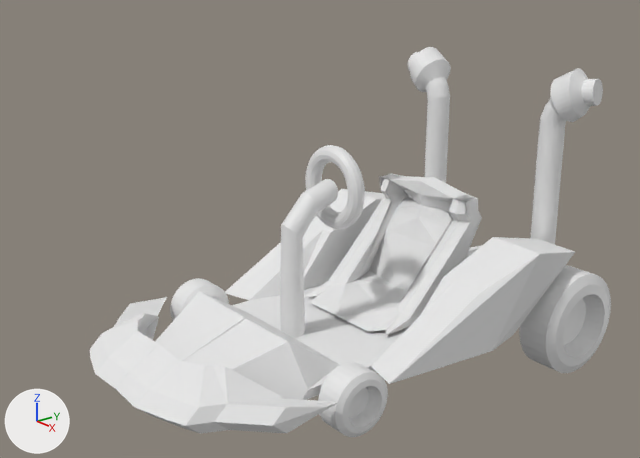
One commit to the Blender file Assets/Vehicles/goKart.blend: the scene before it, then after it.
The view is the same before and after, from a camera (50 mm lens) standing at (11.99, -10.0, 7.1) and looking at (0.03, -0.65, 2.06). The lights are fixed; the arrows at lower left show +X, +Y and +Z.

Objects in the first picture: 'Car_Body', 'Car_Body.001', 'Car_Pipes', 'Steering_Wheel', 'Tire_Back_Left', 'Tire_Front_Left', 'Tire_Front_Right'.
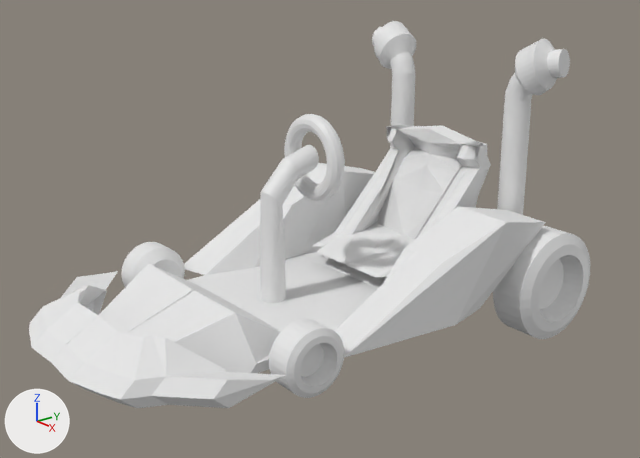
Commit message: new Kart for player2 yayay + positioning of existing kart

ob_empty is not drawn itself; it is the parent of ob_car_body, ob_car_body_001, ob_car_pipes, ob_tire_front_right, ob_tire_front_left, ob_tire_back_right, ob_tire_back_left.

Location of each change, [x1, y1, x2, y2] in pixels of the pictures (640 x 458 px; the box of a moved part takes in the faces that stretch with it):
'Car_Body', reshaped, moved (7% wider)
    before: [90, 189, 575, 434]
    after: [29, 163, 546, 408]
'Car_Pipes', reshaped, moved
    before: [280, 47, 603, 338]
    after: [260, 21, 570, 303]
'Car_Body.001', moved
    before: [306, 174, 482, 335]
    after: [313, 124, 491, 278]
'Tire_Back_Left', moved, turned
    before: [519, 265, 611, 373]
    after: [493, 226, 590, 339]
'Tire_Front_Left', moved, turned
    before: [318, 362, 388, 437]
    after: [269, 319, 344, 398]
'Steering_Wheel', moved
    before: [305, 145, 365, 229]
    after: [284, 114, 345, 201]
'Tire_Front_Right', moved, turned
    before: [170, 278, 229, 321]
    after: [121, 242, 185, 287]
part 1 of me_cube, added
    after: [102, 235, 408, 340]
part 3 of me_plane, moved or reshaped
    before: [530, 68, 603, 244]
    after: [497, 39, 570, 215]
part 4 of me_plane, moved or reshaped
    before: [408, 47, 451, 183]
    after: [372, 21, 417, 148]
part 5 of me_plane, moved or reshaped
    before: [280, 179, 338, 338]
    after: [260, 145, 319, 303]

The change, as a list of edits to the scene's bpy script:
```text
Change me_cube:
    used by ob_car_body; location = (-0.026, 0.818, 0.231); rotation_euler = (0.0222, -0.00489, 0.00516), in degrees (1.3, -0.3, 0.3)
    remove me_cube.from_pydata(...)  # 102 vertices, 92 faces, 4 loose edges; spans x -1.33..2.76, y -5.62..3.52, z -0.35..1.45
    add me_cube.from_pydata(...)  # 180 vertices, 170 faces, 4 loose edges; spans x -1.33..2.76, y -5.62..3.52, z -0.35..1.45
    me_cube part 1: 78 vertices added at x 0.0..1.87, y -5.03..3.52, z -0.34..0.63
Change me_torus:
    where me_torus.from_pydata(...)  # 576 vertices, 576 faces; spans x -1.25..1.25, y -1.25..1.25, z -0.25..0.25
    used by ob_steering_wheel; parent = ob_car_body; location = (-0.0428, -1.007, 2.75); rotation_euler = (1.571, 0.0, 0.0), in degrees (90, 0, 0); scale = (-0.615, -0.615, -0.615)
    me_torus part 2: the whole mesh is moved by (0.0, 0.34, 0.58)
Change me_plane:
    used by ob_car_pipes; parent = ob_car_body; location = (1.268, -2.108, 3.61)
    remove me_plane.from_pydata(...)  # 886 vertices, 773 faces, 17 loose edges; spans x -3.78..1.11, y -0.45..5.83, z -4.0..1.14
    add me_plane.from_pydata(...)  # 886 vertices, 773 faces, 17 loose edges; spans x -3.78..1.11, y -0.45..5.69, z -4.0..1.07
    me_plane part 3: the loose piece of 352 vertices spanning x -0.04..1.11, y 4.84..5.75, z -3.4..1.13 is moved by (0.0, -0.14, -0.07)
    me_plane part 4: the loose piece of 352 vertices spanning x -3.78..-2.66, y 4.91..5.83, z -3.38..1.14 is moved by (0.0, -0.14, -0.07)
    me_plane part 5: 160 of 886 vertices moved; they spanned x -1.56..-1.11, y -0.06..1.03, z -3.49..-0.69 and now span x -1.56..-1.11, y 0.44..1.51, z -3.49..-0.69; mean shift (0.0, 0.5, 0.0); largest move (-1.55, 0.94, -0.91) -> (-1.55, 1.47, -0.91)
Change ob_empty:
    ob_empty.location: (0.00565, 0.191, 0.4) -> (0.00565, 0.0065, 1.422)
Change ob_car_body:
    add ob_car_body.parent = ob_empty
    add ob_car_body.matrix_parent_inverse = Matrix(((1.0, 0.0, 0.0, -0.00565), (0.0, 1.0, 0.0, -0.191), (0.0, 0.0, 1.0, -0.4), (0.0, 0.0, 0.0, 1.0)))
    ob_car_body.location: (-0.026, 0.818, 0.231) -> (0.0, 0.0, 0.0)
Change ob_car_body_001:
    ob_car_body_001.parent: ob_car_body -> ob_empty
    ob_car_body_001.matrix_parent_inverse: Matrix(((1.0, 0.00516, 0.00489, 0.0188), (-0.00526, 1.0, 0.0222, -1.171), (-0.00477, -0.0222, 1.0, -0.205), (0.0, 0.0, 0.0, 1.0))) -> Matrix(((1.0, 0.0, 0.0, -0.00565), (0.0, 1.0, 0.0, -0.191), (0.0, 0.0, 1.0, -0.4), (0.0, 0.0, 0.0, 1.0)))
Change ob_tire_front_right:
    ob_tire_front_right.parent: ob_car_body -> ob_empty
    ob_tire_front_right.matrix_parent_inverse: Matrix(((1.0, 0.00516, 0.00489, 0.0244), (-0.00526, 1.0, 0.0222, -0.0837), (-0.00477, -0.0222, 1.0, -0.229), (0.0, 0.0, 0.0, 1.0))) -> Matrix(((1.0, 0.0, 0.0, -0.00565), (0.0, 1.0, 0.0, -0.191), (0.0, 0.0, 1.0, -0.4), (0.0, 0.0, 0.0, 1.0)))
    ob_tire_front_right.location: (-2.366, -2.55, 0.0) -> (-2.274, -2.644, 0.0)
    ob_tire_front_right.rotation_euler: (-0.818, 0.0, 0.0) -> (-0.0065, 0.0, 0.0)  # degrees (-47, 0, 0) -> degrees (-0.4, 0, 0)
Change ob_tire_front_left:
    ob_tire_front_left.parent: ob_car_body -> ob_empty
    ob_tire_front_left.matrix_parent_inverse: Matrix(((1.0, 0.00516, 0.00489, 0.0244), (-0.00526, 1.0, 0.0222, -0.0837), (-0.00477, -0.0222, 1.0, -0.229), (0.0, 0.0, 0.0, 1.0))) -> Matrix(((1.0, 0.0, 0.0, -0.00565), (0.0, 1.0, 0.0, -0.191), (0.0, 0.0, 1.0, -0.4), (0.0, 0.0, 0.0, 1.0)))
    ob_tire_front_left.rotation_euler: (-0.823, 0.0, 0.0) -> (-0.0065, 0.0, 0.0)  # degrees (-47, 0, 0) -> degrees (-0.4, 0, 0)
Change ob_tire_back_left:
    ob_tire_back_left.parent: ob_car_body -> ob_empty
    ob_tire_back_left.matrix_parent_inverse: Matrix(((1.0, 0.00516, 0.00489, 0.0244), (-0.00526, 1.0, 0.0222, -0.0837), (-0.00477, -0.0222, 1.0, -0.229), (0.0, 0.0, 0.0, 1.0))) -> Matrix(((1.0, 0.0, 0.0, -0.00565), (0.0, 1.0, 0.0, -0.191), (0.0, 0.0, 1.0, -0.4), (0.0, 0.0, 0.0, 1.0)))
    ob_tire_back_left.location: (2.75, 2.776, 0.0) -> (2.824, 2.776, 0.0)
    ob_tire_back_left.rotation_euler: (-0.823, 0.0, 0.0) -> (-0.0065, 0.0, 0.0)  # degrees (-47, 0, 0) -> degrees (-0.4, 0, 0)
Change ob_steering_wheel:
    ob_steering_wheel.location: (-0.0428, -1.007, 2.75) -> (-0.0428, -0.847, 2.794)
Change ob_car_pipes:
    ob_car_pipes.parent: ob_car_body -> ob_empty
    ob_car_pipes.matrix_parent_inverse: Matrix(((1.0, 0.00516, 0.00489, 0.0244), (-0.00526, 1.0, 0.0222, -0.0837), (-0.00477, -0.0222, 1.0, -0.229), (0.0, 0.0, 0.0, 1.0))) -> Matrix(((1.0, 0.0, 0.0, -0.00565), (0.0, 1.0, 0.0, -0.0065), (0.0, 0.0, 1.0, -0.4), (0.0, 0.0, 0.0, 1.0)))
    ob_car_pipes.location: (1.268, -2.108, 3.61) -> (1.268, -2.291, 3.274)
```
